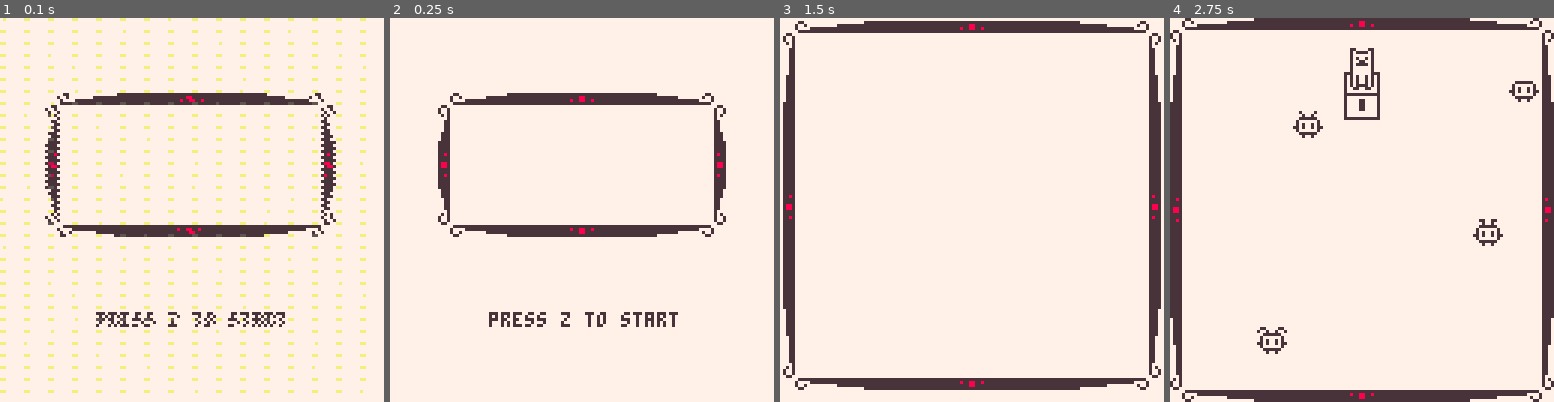
Above: before the commit, frames 1-4 (left to right).
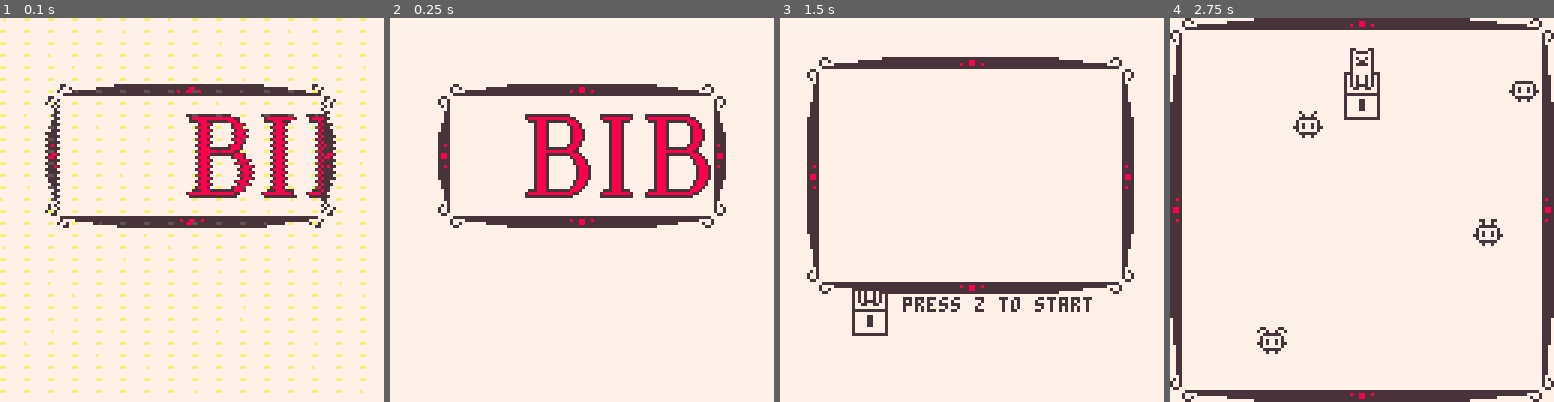
Above: after the commit, the same moments.

Repository: yurkth/BIB
Game: PICO-8 cartridge shibuya.p8
Same seed, same stepped clock (60 frames per second), same inputs: the game is played once before the commit and once after it.
Inputs:
- Up to frame 1 (0.1 s): no input
- Up to frame 2 (0.25 s): no input
- Up to frame 3 (1.5 s): tap O (Z key) at 0.7 s
- Up to frame 4 (2.75 s): tap O (Z key) at 1.7, 2.1, 2.5 s

The runs differ from the first frame. In frame 1, 11% of the frame differs, in the area x 11-88%, y 17-81%; in frame 2, 12%; in frame 3, 18%, in the area x 0-100%, y 0-97%; in frame 4, nothing differs.

Commit message:
Updated transition animations

Diff:
--- a/shibuya.p8
+++ b/shibuya.p8
@@ -20,28 +20,50 @@
 
 scene.title={
  init=function()
-	 ts=false
-	 fx0=16 fy0=25 fx1=111 fy1=72
+	 anim=0
+	 fx0=16 fy0=22 fx1=fx0+95 fy1=fy0+47
+	 ttl=75
  end,
  update=function()
-  if btn(🅾️) then
-   ts=true
-  end
-  if ts then
-   fx0=lerp(fx0,0,.1)
-   fy0=lerp(fy0,0,.1)
-   fx1=lerp(fx1,128,.1)
-   fy1=lerp(fy1,128,.1)
-   if (flr(fx0)==flr(fy0) and flr(fx1)==flr(fy1)) scene.active(scene.game)
+  if anim==0 then
+   ttl=lerp(ttl,0,.2)
+   if (flr(ttl)==0) anim=1
+  elseif anim==1 then
+   anim=2
+  elseif anim==2 and btn(🅾️) then
+   anim=3
+  elseif anim==3 then
+   ttl=lerp(ttl,-75,.2)
+   if (flr(ttl)==-75) anim=4
+  elseif anim==4 then
+	  fx0=lerp(fx0,0,.15)
+	  fy0=lerp(fy0,0,.15)
+	  fx1=lerp(fx1,128,.15)
+	  fy1=lerp(fy1,128,.15)
+	  if (flr(fx0)==flr(fy0) and flr(fx1)==flr(fy1)) scene.active(scene.game)
   end
  end,
  draw=function()
   cls(7)
-  print("press z to start",33,98,5)
+  spr12(1,24,82,1,2)
+  print("press z to start",41,93,5)
+  if anim<2 then
+   if (anim==1) fillp(0b0101101001011010.1)
+   rectfill(24,82,103,105,7)
+   fillp()
+  end
   frame(fx0,fy0,fx1,fy1)
+  if ttl<75 and ttl>-74 then
+   local offx=fx0+ttl+17
+   local offy=fy0+10
+	  sspr(96,0,7,28,offx,offy) -- b1
+	  sspr(107,0,15,28,offx+7,offy) -- b2
+	  sspr(96,0,11,28,offx+25,offy) -- i
+	  sspr(96,0,7,28,offx+40,offy) -- b1
+	  sspr(107,0,15,28,offx+47,offy) --b2
+  end
  end
 }
-
 
 scene.game={
  init=function() end,
Not shown, changed: 28 lines of the sprite sheet (__gfx__) section of shibuya.p8
